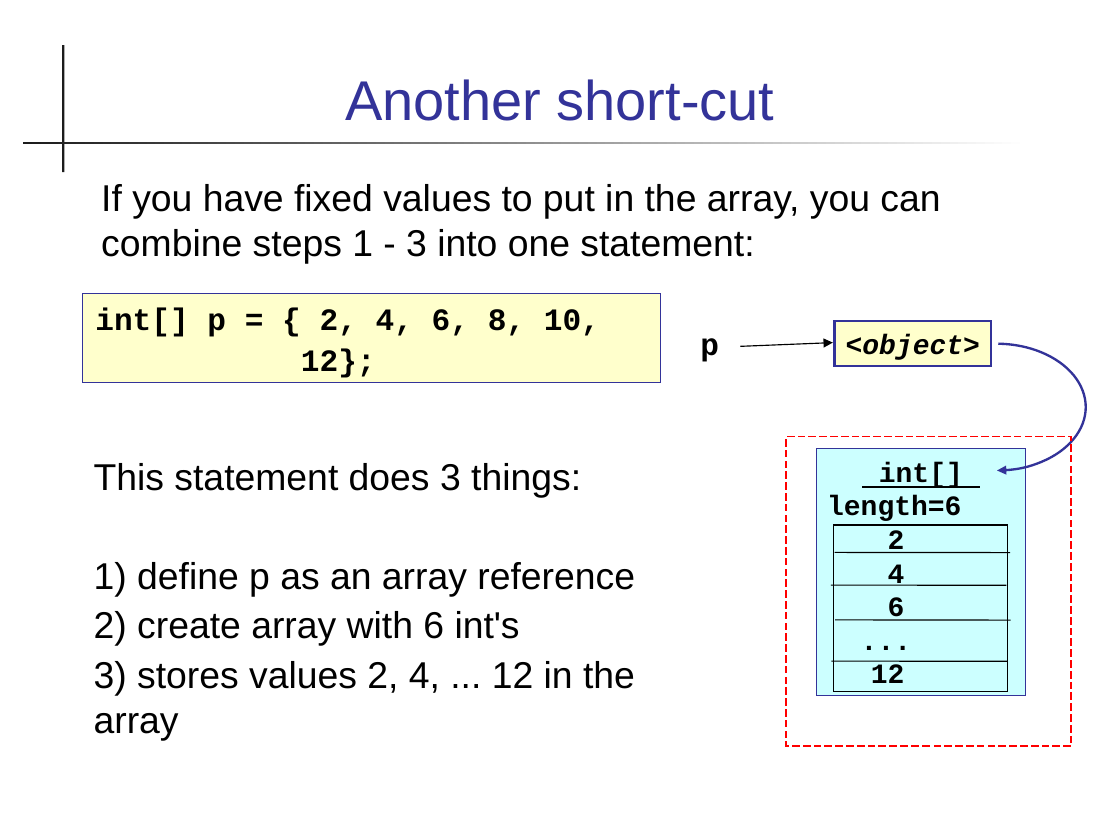
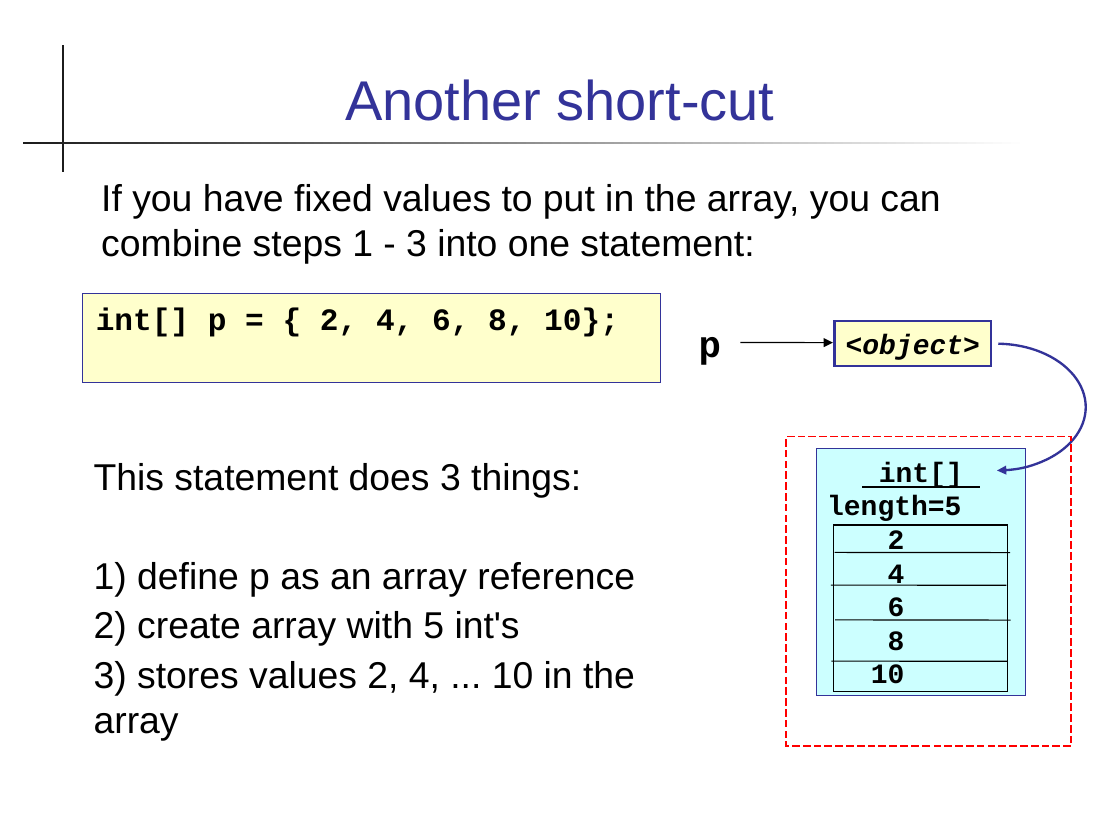
Before and after one commit to cpske/programming1, a slide deck: slide 11 of java-basics/17-Arrays.ppt. Drawn at 1120x840 pixels with LibreOffice and Linux fonts; fonts in the diff are those of the drawing. Boxes give left, top, right and bottom in pixels: in the first picture for what was removed or moved away, otherwise in the second. Text is boxed around its words. In the diff, an @@ line names an element or a change of style, - is before the commit and + after.

Commit message:
arrays and git material

```diff
--- a/java-basics/17-Arrays.ppt
+++ b/java-basics/17-Arrays.ppt
@@ text in rectangle at <box>96,308,619,337</box>: text changed @@
-int[] p = { 2, 4, 6, 8, 10,
-12};
+int[] p = { 2, 4, 6, 8, 10};
@@ text "p" at <box>699,337,721,365</box>: size 20 to 24 pt @@
@@ arrow moved from (740, 346) - (833, 343) to (740, 343) - (833, 343) @@
@@ text in rectangle at <box>827,496,961,521</box>: text changed @@
-length=6
+length=5
@@ text at <box>94,611,635,740</box>: text changed @@
-2) create array with 6 int's
-3) stores values 2, 4, ... 12 in the array
+2) create array with 5 int's
+3) stores values 2, 4, ... 10 in the array
@@ text in rectangle at <box>871,631,905,692</box>: text changed @@
-...
-12
+8
+10
```
Also in this commit, not shown: 10 other slides changed, 3 other files.
